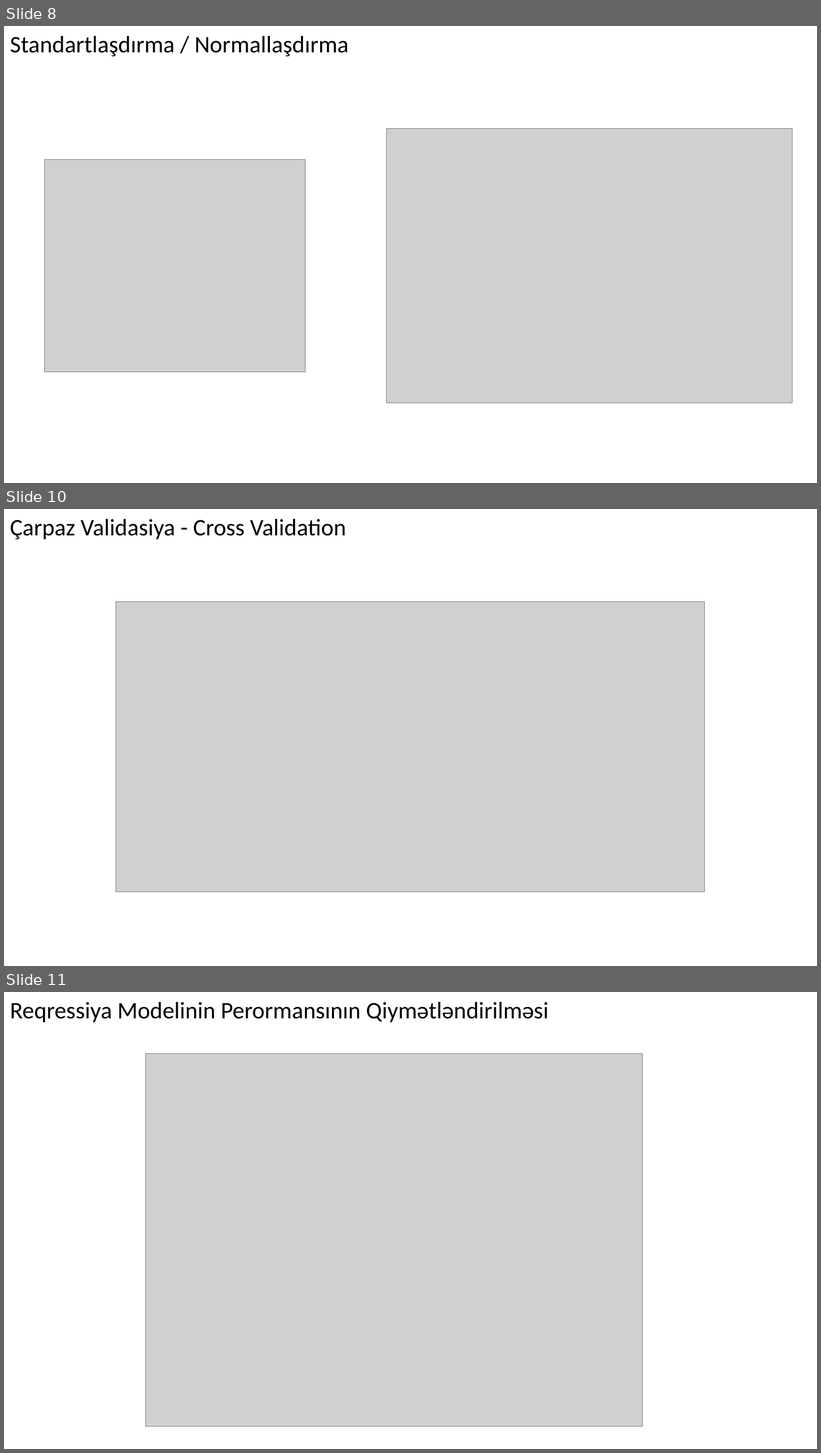
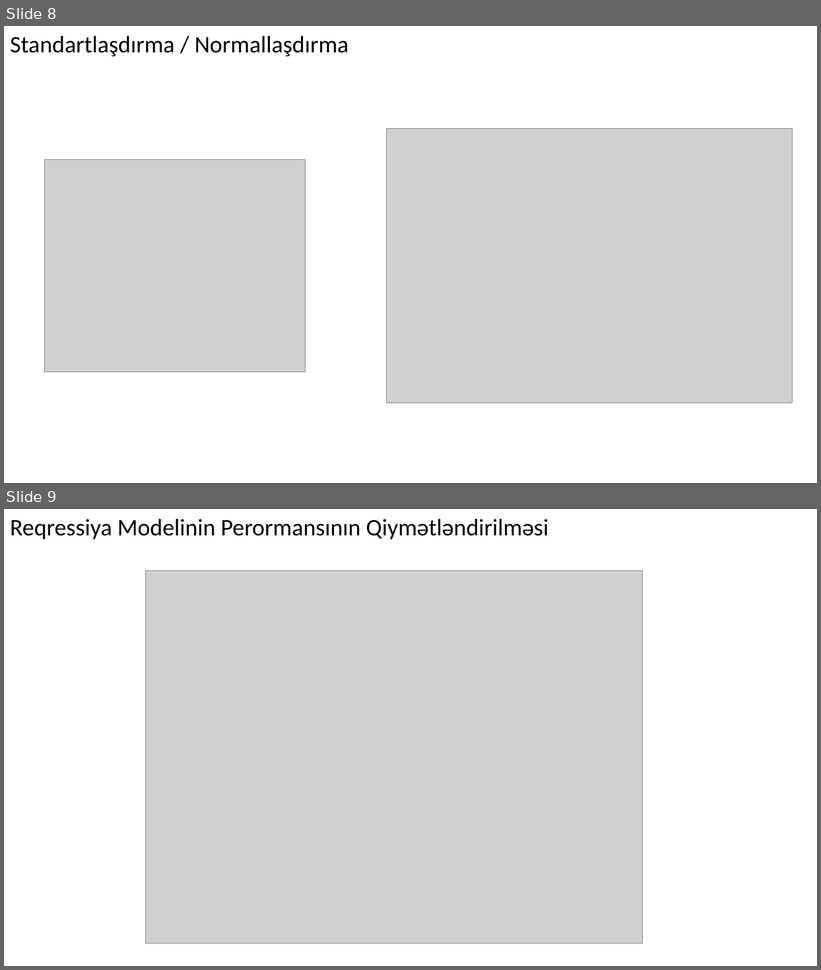
Before and after one commit to TarlanJabiyev/Alas, a slide deck: Sprint 16/Xətti Reqressiya.pptx. Shown one above the other, each under a label of ours: slides 8, 10 and 11 before the commit, slides 8 and 9 after it; the slides between them are not shown. The pictures are 821x1453 and 821x970 pixels, drawn with LibreOffice and Linux fonts; fonts in the diff are those of the drawing; grey boxes stand for pictures. Boxes give left, top, right and bottom in pixels: in the first picture for what was removed or moved away, otherwise in the second. Text is boxed around its words. In the diff, an @@ line names an element or a change of style, - is before the commit and + after.

```diff
--- a/Sprint 16/Xətti Reqressiya.pptx
+++ b/Sprint 16/Xətti Reqressiya.pptx
@@ slide 10 removed at (4,509,817,966), background #FFFFFF @@
@@ text removed at (10,519,347,539) @@
-Çarpaz Validasiya - Cross Validation
@@ picture removed at (116,602,706,892) @@
@@ what was slide 11 is now slide 9 @@
```
Also in this commit, not shown: 1 other slide removed.
